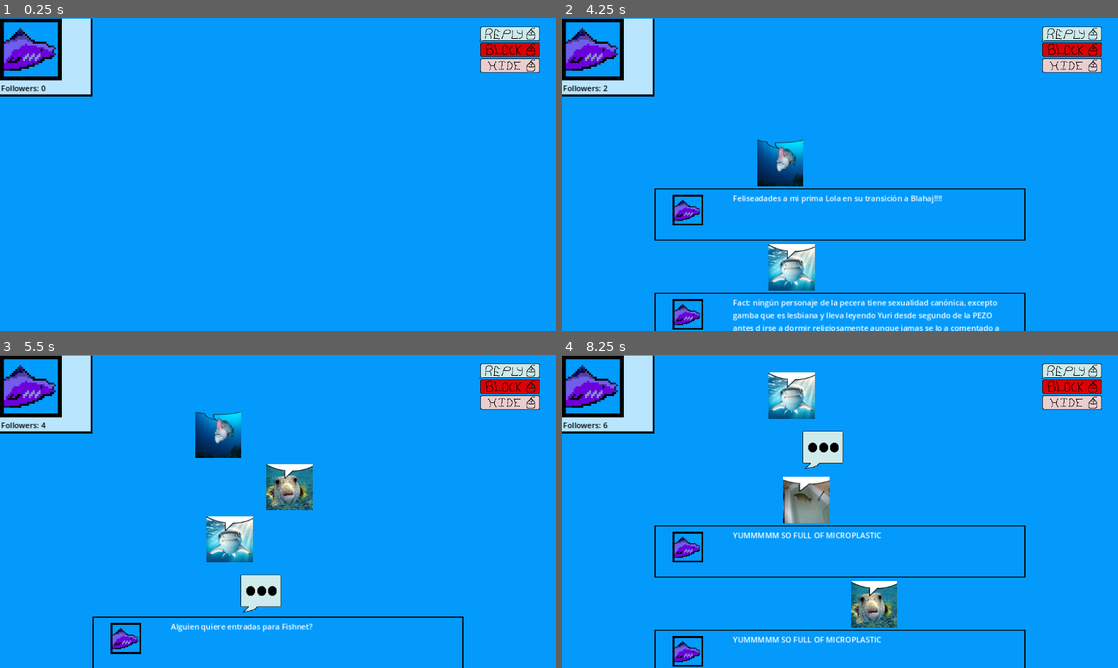
Above: before the commit, frames 1-4 (two rows, left to right).
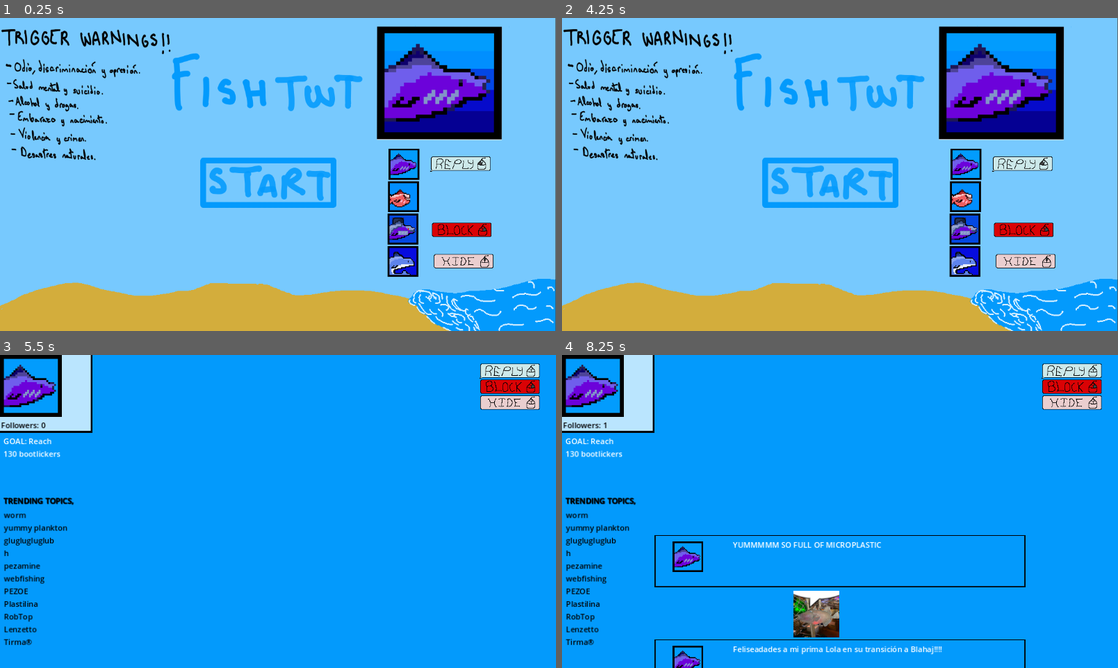
Above: after the commit, the same moments.

Repository: SuperchupuDev/fishtwt
Game: Godot game, scene res://start.tscn
Two runs of this game, one before a commit and one after it. Both use one fixed random seed, a clock stepped at 60 frames per second and the inputs below. Before the commit the project starts from res://main.tscn.
Inputs (mouse positions are in pixels of both pictures, inside the frame that each line leads up to):
- Up to frame 1 (0.25 s): no input
- Up to frame 2 (4.25 s): tap Enter at 0.5 s; move the mouse to (962, 158) at 0.52 s; click (962, 158) at 0.67 s; move the mouse to (840, 318) at 1.27 s; click (840, 318) at 1.42 s; move the mouse to (895, 105) at 2.02 s; click (895, 105) at 2.17 s; move the mouse to (812, 237) at 2.77 s; click (812, 237) at 2.92 s; move the mouse to (840, 305) at 3.52 s; click (840, 305) at 3.67 s
- Up to frame 3 (5.5 s): move the mouse to (278, 655) at 4.27 s; click (278, 655) at 4.42 s; move the mouse to (305, 511) at 5.02 s; click (305, 511) at 5.17 s
- Up to frame 4 (8.25 s): move the mouse to (840, 630) at 5.77 s; click (840, 630) at 5.92 s; move the mouse to (962, 495) at 6.52 s; click (962, 495) at 6.67 s; move the mouse to (840, 655) at 7.27 s; click (840, 655) at 7.42 s; move the mouse to (895, 442) at 8.02 s; click (895, 442) at 8.17 s

The runs differ from the first frame. In frame 1, 92% of the frame differs, in the area x 0-100%, y 0-100%; in frame 2, 93%; in frame 3, 7.2%; in frame 4, 11%.

Commit message:
gameplay complete

Diff:
--- a/enemyplaceholder.gd
+++ b/enemyplaceholder.gd
@@ -70,13 +70,13 @@
 	"imagínate que tienes dos gambas",
 	"i must embrace the black mold",
 	"there is only one fish"],
-	["bla1","bla2"]
+	["me acabo de poner lenzetto en el mercadona","Will my seahorse stop liking me if i start testosterone?"]
 	]
 
 var sfx = [
 	["res://sfx/normal1.wav","res://sfx/normal2.wav"],
 	["res://sfx/bait1.wav","res://sfx/bait2.wav"],
-	["res://sfx/normal1.wav","res://sfx/normal1.wav"],
+	["res://sfx/radar.wav"],
 	["res://sfx/angry1.wav","res://sfx/angry2.wav"],
 	["res://sfx/normal1.wav","res://sfx/normal2.wav"]
 ]
@@ -128,7 +128,7 @@
 		queue_free()
 	elif event is InputEventMouseButton and event.pressed and event.button_index == MOUSE_BUTTON_RIGHT:
 		if type == 2:
-			add_points(5)
+			add_points(3)
 		elif type == 3:
 			add_points(1)
 		elif type == 0 or type == 4:
@@ -139,7 +139,7 @@
 		queue_free()
 	elif event is InputEventMouseButton and event.pressed and event.button_index == MOUSE_BUTTON_MIDDLE:
 		if type == 3:
-			add_points(5)
+			add_points(3)
 		elif type == 0 or type == 4:
 			remove_points(1)
 			update_speed()
--- a/main.tscn
+++ b/main.tscn
@@ -8,8 +8,8 @@
 [ext_resource type="Texture2D" uid="uid://c0ybqqbms3t4p" path="res://block2.png" id="6_aaxux"]
 [ext_resource type="Texture2D" uid="uid://cfshhr8iwca61" path="res://reply2.png" id="6_jlnve"]
 [ext_resource type="Texture2D" uid="uid://b5rsy1d7qb6ax" path="res://hide1.png" id="7_pyddf"]
-[ext_resource type="AudioStream" uid="uid://ci67du7g58h0h" path="res://bgm.ogg" id="7_vy1l4"]
 [ext_resource type="Texture2D" uid="uid://by0bv35efyup3" path="res://hide2.png" id="8_obolr"]
+[ext_resource type="AudioStream" uid="uid://dwlqbjfey0gip" path="res://bgmv2.ogg" id="10_0y1dr"]
 
 [sub_resource type="SpriteFrames" id="SpriteFrames_4kxk4"]
 animations = [{
@@ -61,7 +61,7 @@
 texture = ExtResource("2_txlmu")
 
 [node name="Sprite2D2" type="Sprite2D" parent="."]
-position = Vector2(96, 82)
+position = Vector2(96, 81)
 texture = ExtResource("3_4mxx1")
 
 [node name="Label" type="Label" parent="."]
@@ -72,6 +72,34 @@
 theme_override_colors/font_color = Color(0, 0, 0, 1)
 text = "Followers: 0"
 
+[node name="Label4" type="Label" parent="."]
+offset_left = 7.0
+offset_top = 290.0
+offset_right = 196.0
+offset_bottom = 315.0
+theme_override_colors/font_color = Color(0, 0, 0, 1)
+theme_override_colors/font_shadow_color = Color(0, 0, 0, 1)
+text = "TRENDING TOPICS,
+"
+
+[node name="Label5" type="Label" parent="."]
+offset_left = 8.0
+offset_top = 320.0
+offset_right = 197.0
+offset_bottom = 345.0
+theme_override_colors/font_color = Color(0, 0, 0, 1)
+text = "worm
+yummy plankton
+gluglugluglub
+h
+pezamine
+webfishing
+PEZOE
+Plastilina
+RobTop
+Lenzetto
+Tirma®️"
+
 [node name="Label2" type="Label" parent="."]
 visible = false
 offset_left = 26.0
@@ -79,6 +107,14 @@
 offset_right = 165.0
 offset_bottom = 293.0
 text = "Speed: 1"
+
+[node name="Label3" type="Label" parent="."]
+offset_left = 7.0
+offset_top = 167.0
+offset_right = 139.0
+offset_bottom = 223.0
+text = "GOAL: Reach 130 bootlickers"
+autowrap_mode = 3
 
 [node name="AnimatedSprite2D" type="AnimatedSprite2D" parent="."]
 position = Vector2(1057, 66)
@@ -94,7 +130,7 @@
 sprite_frames = SubResource("SpriteFrames_6tef3")
 
 [node name="AudioStreamPlayer" type="AudioStreamPlayer" parent="."]
-stream = ExtResource("7_vy1l4")
+stream = ExtResource("10_0y1dr")
 volume_db = -24.485
 autoplay = true
 parameters/looping = true
--- a/manager.gd
+++ b/manager.gd
@@ -33,15 +33,18 @@
 
 # Called every frame. 'delta' is the elapsed time since the previous frame.
 func _process(delta: float) -> void:
-	get_node("Label").text = "Followers: " + str(Global.points)
-	get_node("Label2").text = "Speed: " + str(Global.speed)
+	#if Global.points >= 10:
+		#queue_free()
+	#else:
+		get_node("Label").text = "Followers: " + str(Global.points)
+		get_node("Label2").text = "Speed: " + str(Global.speed)
 
-	update_bg()
+		update_bg()
 
-	t += delta
-	if t >= 1.0 / Global.speed:
-		t -= 1.0 / Global.speed
-		SpawnObject()
+		t += delta
+		if t >= 1.0 / Global.speed:
+			t -= 1.0 / Global.speed
+			SpawnObject()
 
 func update_bg():
 	if Global.speed < 2:
--- a/project.godot
+++ b/project.godot
@@ -11,7 +11,7 @@
 [application]
 
 config/name="fishtwt"
-run/main_scene="res://main.tscn"
+run/main_scene="res://start.tscn"
 config/features=PackedStringArray("4.3", "Forward Plus")
 config/icon="res://icon.svg"
 
--- a/speech.gd
+++ b/speech.gd
@@ -26,12 +26,14 @@
 		"res://speechbubble20.png",
 	],
 	["res://blockbubble1.png"]]
-var snds = ["res://sfx/blocked.wav","res://sfx/blocked.wav"]
+var snds = [["res://sfx/burbuja1.wav"],["res://sfx/blocked.wav"]]
 
 # Called when the node enters the scene tree for the first time.
 func _ready() -> void:
 	$Sprite2D.texture = load(imgs[type][randi() % imgs[type].size()])
-	$AudioStreamPlayer.stream = load(snds[type])
+	$AudioStreamPlayer.stream = load(snds[type][randi() % snds[type].size()])
+	if type == 0:
+		$AudioStreamPlayer.volume_db = -15
 	$AudioStreamPlayer.pitch_scale = randf_range(0.6, 1.2)
 	$AudioStreamPlayer.play()
 
--- /dev/null
+++ b/start.gd
@@ -0,0 +1,35 @@
+extends RigidBody2D
+
+var manager: Node2D
+
+# Called when the node enters the scene tree for the first time.
+func _ready() -> void:
+	$AnimatedSprite2D.visible = false
+
+var game = load("res://main.tscn")
+
+# Called every frame. 'delta' is the elapsed time since the previous frame.
+var ended = false
+func _process(_delta: float) -> void:
+	if !ended and Global.points >= 130:
+		ended = true
+		linear_velocity = Vector2.ZERO
+		position = Vector2.ZERO
+		$AnimatedSprite2D.position = Vector2(576,324)
+		$Sprite2D.visible = false
+		print("HI i DIED")
+		$AnimatedSprite2D.play()
+		$AnimatedSprite2D.visible = true
+		manager.queue_free()
+	elif ended:
+		position = Vector2.ZERO
+		$Sprite2D.position = Vector2(576,324)
+
+var started = false
+func _input_event(_viewport, event: InputEvent, _shape_idx):
+	if !started and event is InputEventMouseButton and event.pressed and event.button_index == MOUSE_BUTTON_LEFT:
+		started = true
+		var game_instance = game.instantiate()
+		print("start")
+		manager = game_instance
+		add_sibling(manager)
--- /dev/null
+++ b/start.tscn
@@ -0,0 +1,42 @@
+[gd_scene load_steps=7 format=3 uid="uid://cc234lopplahb"]
+
+[ext_resource type="Script" path="res://start.gd" id="1_yvqgy"]
+[ext_resource type="Texture2D" uid="uid://b87cqgqsmn4nt" path="res://startscreen1.png" id="2_05fe6"]
+[ext_resource type="Texture2D" uid="uid://dwaipvsc0fmnc" path="res://finalscreen1.png" id="3_oqdgd"]
+[ext_resource type="Texture2D" uid="uid://pporu82kovyp" path="res://finalscreen2.png" id="4_4nhxh"]
+
+[sub_resource type="RectangleShape2D" id="RectangleShape2D_poojy"]
+size = Vector2(287, 100.5)
+
+[sub_resource type="SpriteFrames" id="SpriteFrames_7uaxv"]
+animations = [{
+"frames": [{
+"duration": 1.0,
+"texture": ExtResource("3_oqdgd")
+}, {
+"duration": 1.0,
+"texture": ExtResource("4_4nhxh")
+}],
+"loop": true,
+"name": &"default",
+"speed": 5.0
+}]
+
+[node name="Start" type="RigidBody2D"]
+input_pickable = true
+gravity_scale = 0.0
+linear_damp_mode = 1
+script = ExtResource("1_yvqgy")
+
+[node name="Sprite2D" type="Sprite2D" parent="."]
+position = Vector2(576, 324)
+texture = ExtResource("2_05fe6")
+
+[node name="CollisionShape2D" type="CollisionShape2D" parent="."]
+position = Vector2(555.5, 340.25)
+shape = SubResource("RectangleShape2D_poojy")
+
+[node name="AnimatedSprite2D" type="AnimatedSprite2D" parent="."]
+position = Vector2(576, 324)
+sprite_frames = SubResource("SpriteFrames_7uaxv")
+frame_progress = 0.597744
Not shown, added: bgmv2.ogg.import
Not shown, added: export_presets.cfg
Binary file added: finalscreen1.png
Not shown, added: finalscreen1.png.import
Binary file added: finalscreen2.png
Not shown, added: finalscreen2.png.import
Not shown, added: sfx/radar.wav.import
Binary file added: startscreen.png
Not shown, added: startscreen.png.import
Binary file added: startscreen1.png
Not shown, added: startscreen1.png.import
Not shown, changed: .gitignore
(and 5 more such lines)
